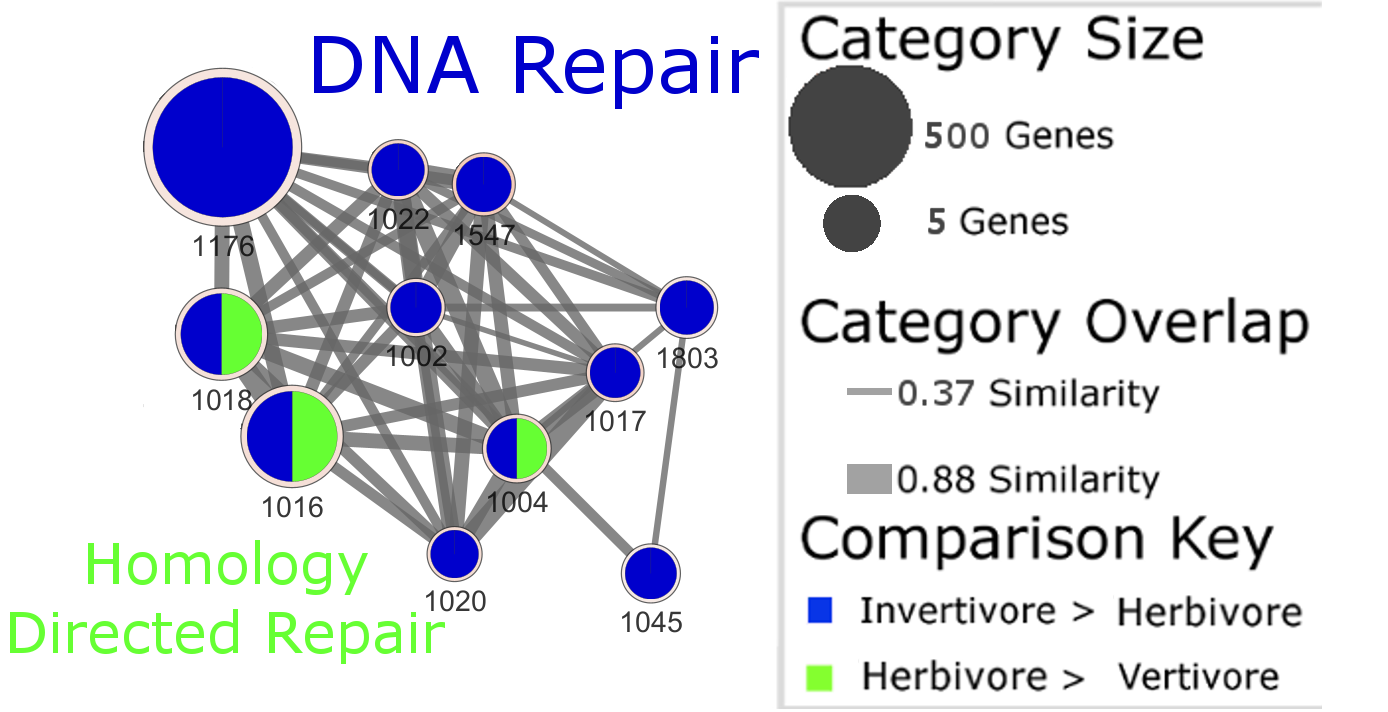
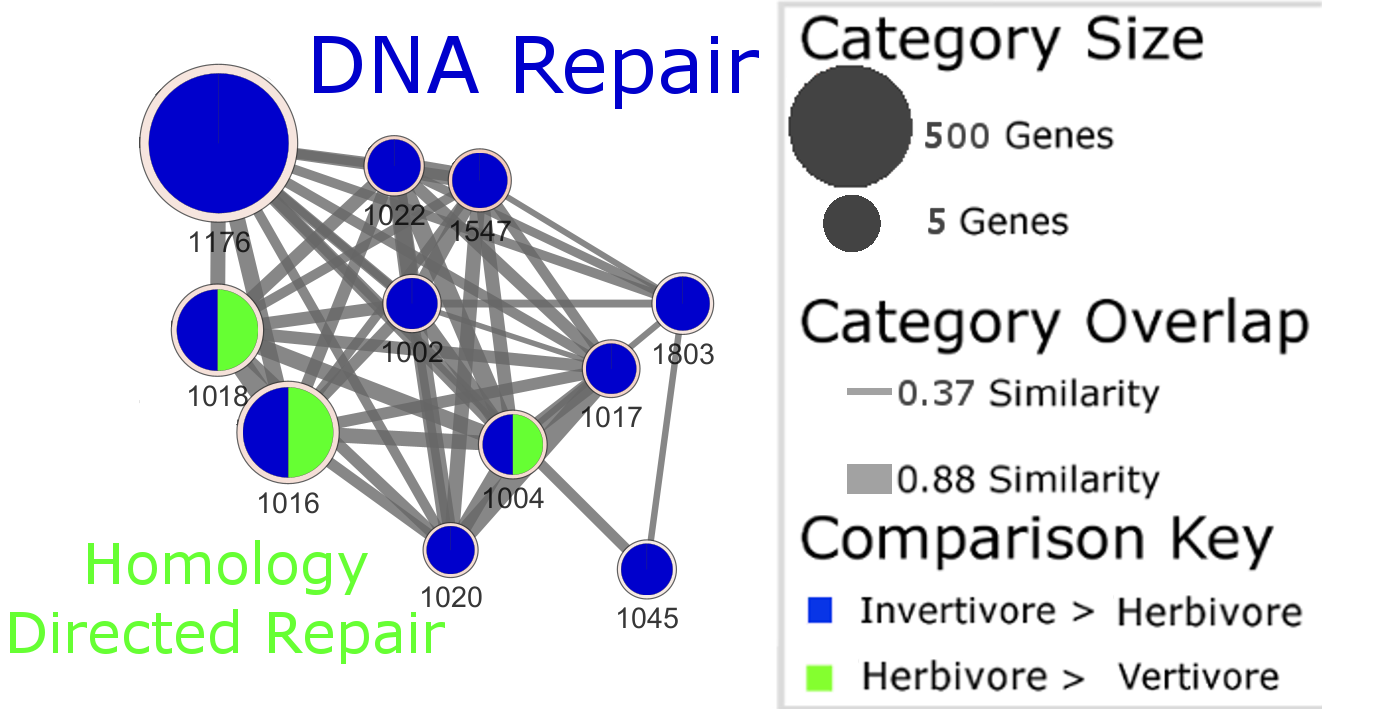
Layers edited between the first and the second 1388 x 712 image:
added layer "Pasted Layer #1" above "Pasted Layer" over [139, 63, 719, 633]
painted on "BidirectionalConserved.png" over [139, 63, 719, 633]
added layer "Figure 5 -- DNA Repair Unlabeled.png" above "Layer" over [139, 64, 719, 633]
